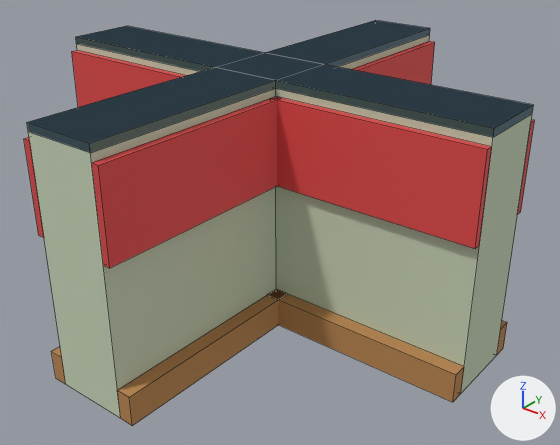
Before and after pictures for a commit that changed the Blender file assets/managed-models/school-interior/partition-cross/partition-cross.blend.
One viewpoint serves both versions: a 50 mm lens placed at (0.947, -1.152, 0.884), pointed at (0.037, -0.015, 0.179). The lights are fixed; the arrows at lower right show +X, +Y and +Z. The older version comes first. Mesh edges are drawn as thin lines.

Objects in the first picture: 'partition-cross'.
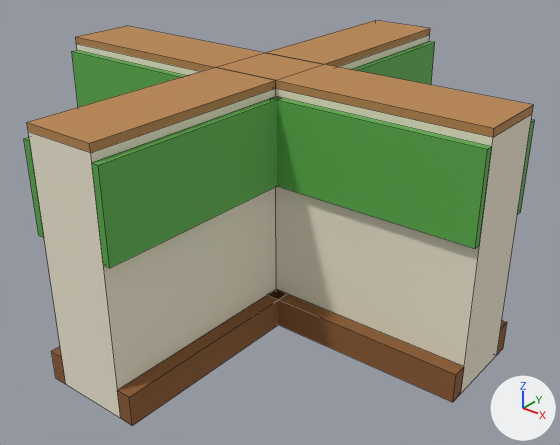
What differs and where, as boxes (x1, y1, x2, y2) in the pictures (560 x 445 px; the box of a moved part takes in the faces that stretch with it):
'partition-cross', reshaped, surface changed: (24, 20, 534, 426) in both
part 1 of me_partition_cross, moved or reshaped: before (27, 29, 533, 418); after (28, 35, 532, 418)
part 2 of me_partition_cross, surface changed: (24, 20, 534, 426) in both

What the commit changed:
me_partition_cross has 208 vertices, 156 faces and spans x -0.5..0.5, y -0.5..0.5, z 0.0..0.5.
me_partition_cross is used by ob_partition_cross; location (0.0, 0.0, 0.0).
Before the commit, vertices of me_partition_cross: 4 (-0.075, -0.075, 0.5) at pixel (215, 67), 5 (0.075, -0.075, 0.5) at pixel (275, 80), 6 (0.075, 0.075, 0.5) at pixel (323, 64), 7 (-0.075, 0.075, 0.5) at pixel (264, 52), 20 (0.075, -0.075, 0.5) at pixel (275, 80).
Before the commit, vertices of me_partition_cross: 21 (0.5, -0.075, 0.5) at pixel (494, 128), 22 (0.5, 0.075, 0.5) at pixel (533, 104), 23 (0.075, 0.075, 0.5) at pixel (323, 64), 68 (-0.075, -0.5, 0.5) at pixel (26, 122), 69 (0.075, -0.5, 0.5) at pixel (89, 143).
Before the commit, vertices of me_partition_cross: 70 (0.075, -0.075, 0.5) at pixel (275, 80), 71 (-0.075, -0.075, 0.5) at pixel (215, 67), 116 (-0.5, -0.075, 0.5) at pixel (75, 36), 117 (-0.075, -0.075, 0.5) at pixel (215, 67), 118 (-0.075, 0.075, 0.5) at pixel (264, 52).
Before the commit, vertices of me_partition_cross: 119 (-0.5, 0.075, 0.5) at pixel (126, 25), 164 (-0.075, 0.075, 0.5) at pixel (264, 52), 165 (0.075, 0.075, 0.5) at pixel (323, 64), 166 (0.075, 0.5, 0.5) at pixel (430, 28), 167 (-0.075, 0.5, 0.5) at pixel (375, 20).
Part 1, on me_partition_cross:
Vertices 4 to 7, 20 to 23, 68 to 71, 116 to 119, 164 to 167 of me_partition_cross move by (0.0, 0.0, -0.015).
me_partition_cross part 2: texture (UV) coordinates of 156 of 156 faces, centred in x -0.5..0.5, y -0.5..0.5, z 0.0..0.5, changed; they spanned u 0.56..0.81, v 0.17..0.83 and now span u 0.69..0.94, v 0.17..0.83.
